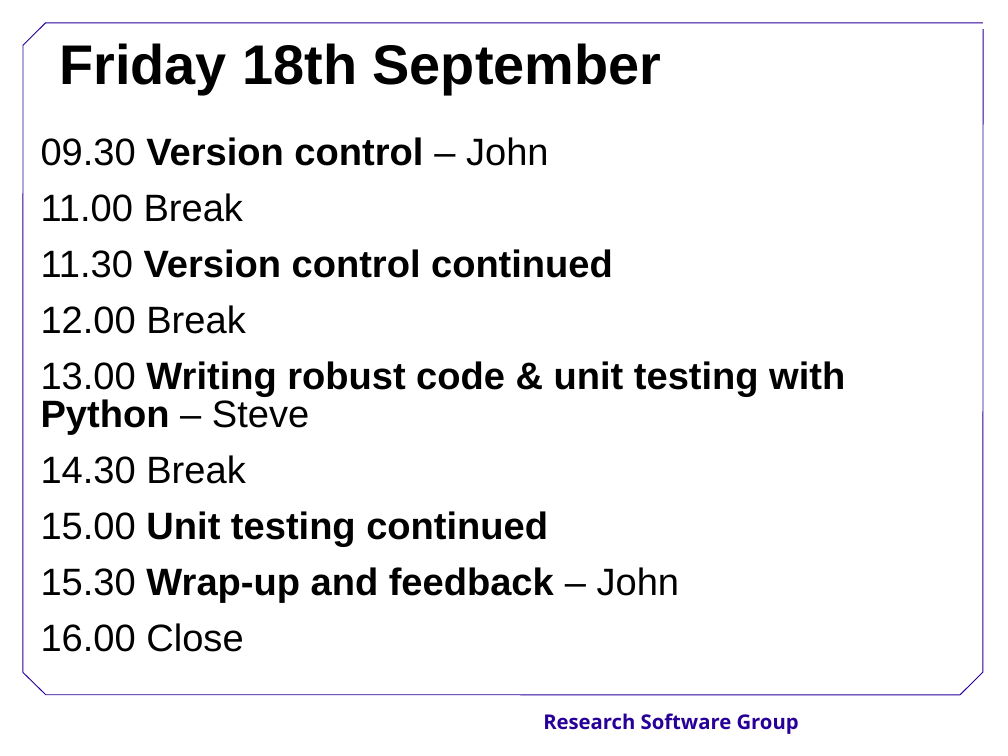
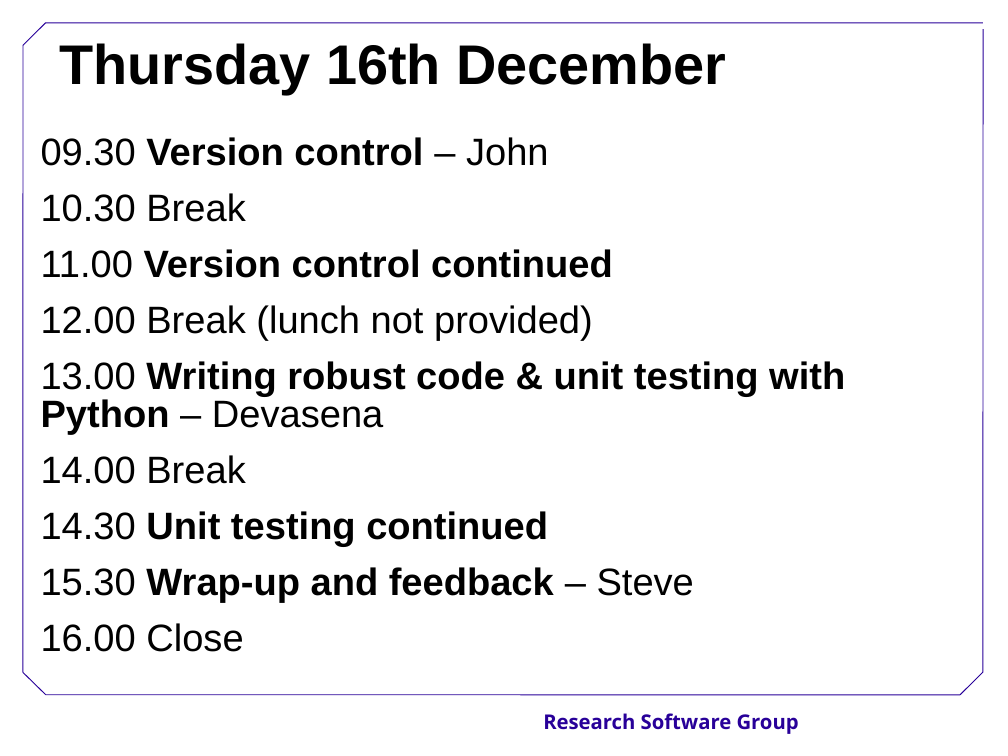
Before and after one commit to Southampton-RSG/2015-12-15-Southampton, a slide deck: slide 27 of welcome/SoftwareCarpentryIntro.ppt. Drawn at 1008x756 pixels with LibreOffice and Linux fonts; fonts in the diff are those of the drawing; background and template pictures are left out. Boxes give left, top, right and bottom in pixels: in the first picture for what was removed or moved away, otherwise in the second. Text is boxed around its words. In the diff, an @@ line names an element or a change of style, - is before the commit and + after.

```diff
--- a/welcome/SoftwareCarpentryIntro.ppt
+++ b/welcome/SoftwareCarpentryIntro.ppt
@@ title at box(59, 43, 726, 94): text changed @@
-Friday 18th September
+Thursday 16th December
@@ text at box(41, 193, 845, 603): text changed @@
-11.00 Break
-11.30 Version control continued
-12.00 Break
-13.00 Writing robust code & unit testing with Python – Steve
-14.30 Break
-15.00 Unit testing continued
-15.30 Wrap-up and feedback – John
+10.30 Break
+11.00 Version control continued
+12.00 Break (lunch not provided)
+13.00 Writing robust code & unit testing with Python – Devasena
+14.00 Break
+14.30 Unit testing continued
+15.30 Wrap-up and feedback – Steve
```
Also in this commit, not shown: 6 other slides changed.
